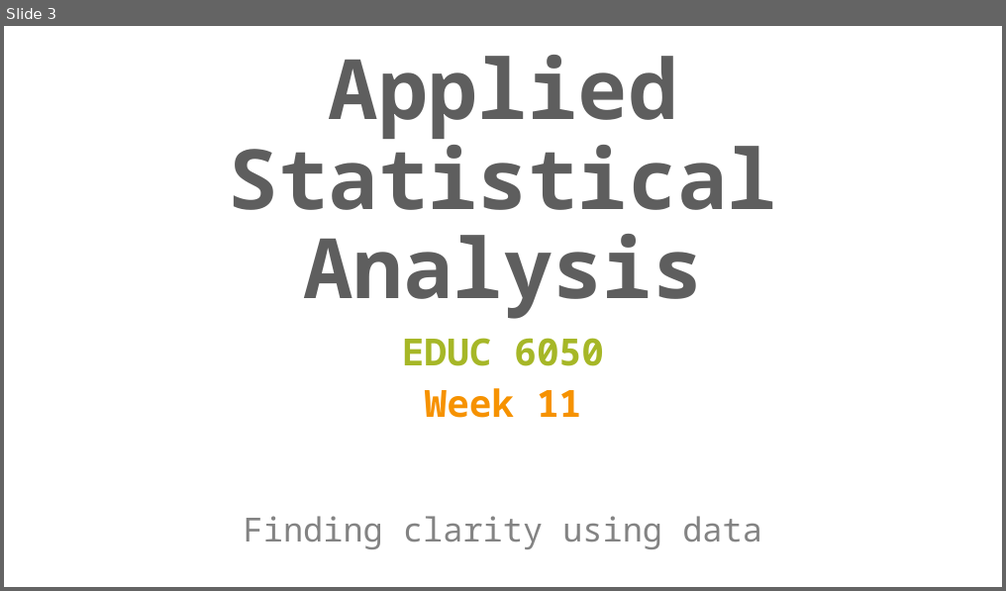
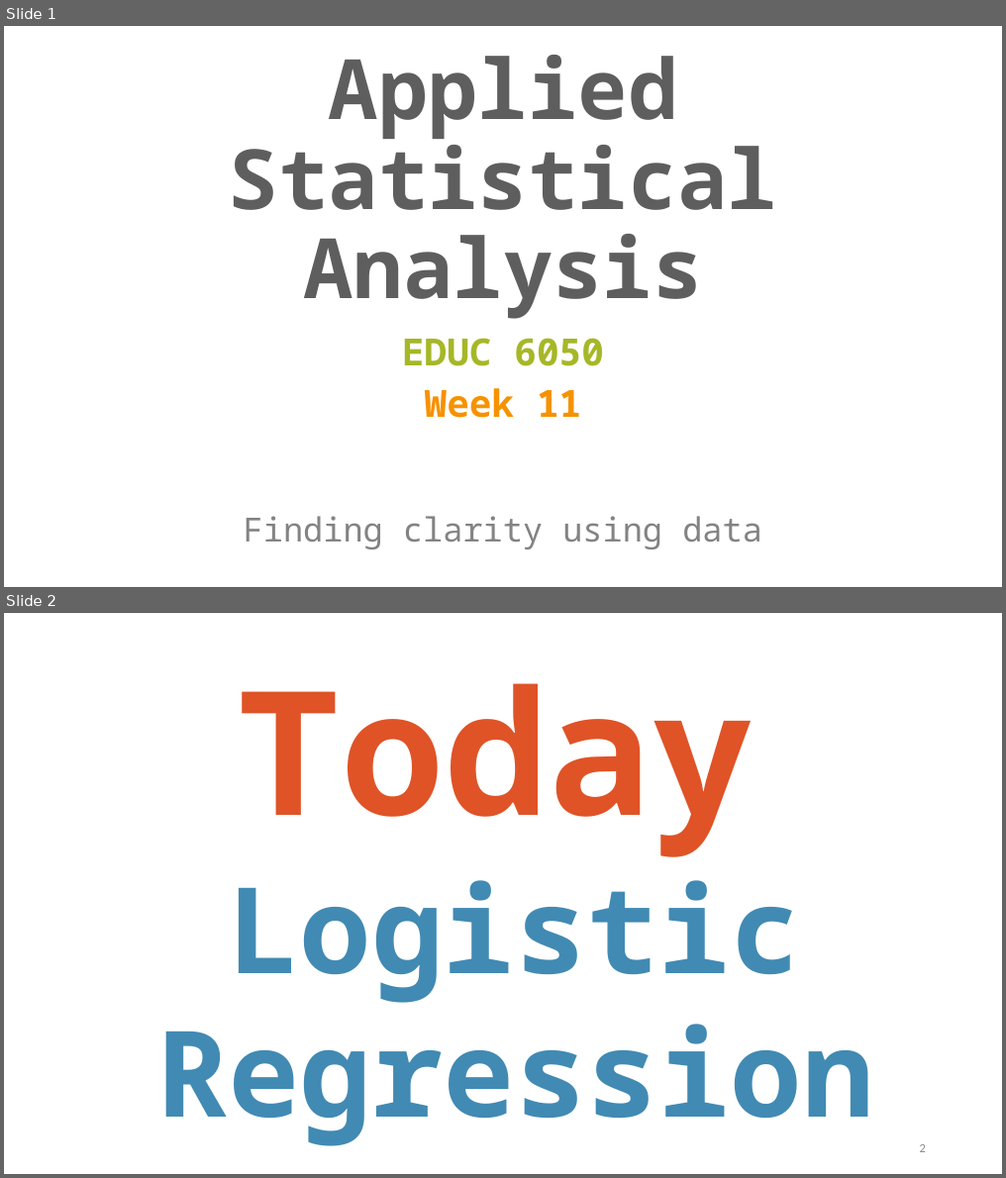
Before and after one commit to TysonStanley/EDU-6050, a slide deck: Slides/11_EDUC_6050_2018.pptx. Shown one above the other, each under a label of ours: slide 3 before the commit, slides 1 and 2 after it. The pictures are 1006x591 and 1006x1178 pixels, drawn with LibreOffice and Linux fonts; fonts in the diff are those of the drawing. Boxes give left, top, right and bottom in pixels: in the first picture for what was removed or moved away, otherwise in the second. Text is boxed around its words. In the diff, an @@ line names an element or a change of style, - is before the commit and + after.

```diff
--- a/Slides/11_EDUC_6050_2018.pptx
+++ b/Slides/11_EDUC_6050_2018.pptx
@@ slide 2 added at (x1=4, y1=613, x2=1002, y2=1174), background #FFFFFF @@
@@ title added at (x1=238, y1=683, x2=755, y2=858), 166 pt, text #DF5327, bold @@
+Today
@@ text added at (x1=156, y1=880, x2=874, y2=1147), 115 pt, text #418AB3, bold @@
+Logistic
+Regression
@@ page number added at (x1=920, y1=1145, x2=926, y2=1153), 12 pt, text #8C8C8C @@
+2
@@ what was slide 3 is now slide 1 @@
```
Also in this commit, not shown: 11 slides changed, 36 other slides added, 8 slides removed, 3 other files.
